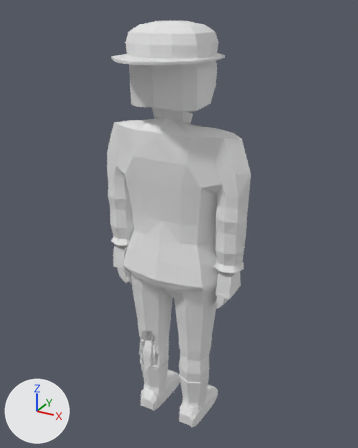
Two versions of the glTF model assets/models/zombie_firefighter_f_b8.glb, one commit apart.
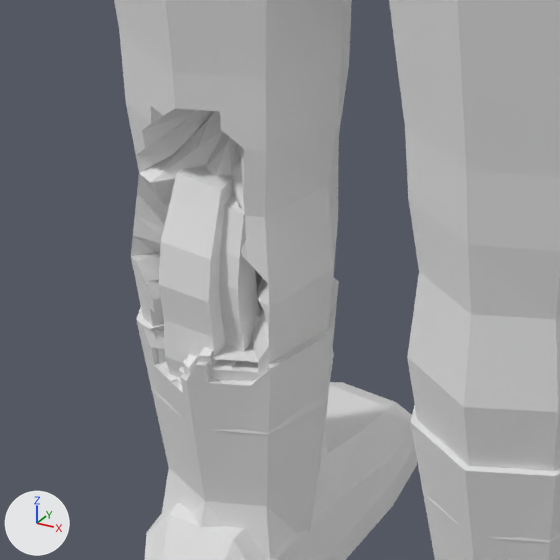
There are two pictures of each version: one whole from a camera (50 mm lens) standing at (1.035, -1.835, 2.007) and looking at (0.02, 0.01, 1.084), one close up on the part from 34% to 56% of the width and 70% to 88% of the height. The axes (+X, +Y, +Z) are drawn at lower left. The lights are the same throughout. The last two pictures show the newer version. Vertices at exactly the same position are counted once.

The first close-up shows 'zombie_firefighter_f_b8'.
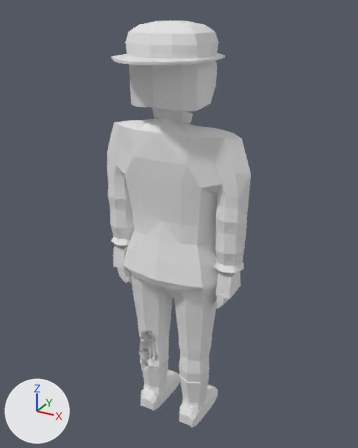
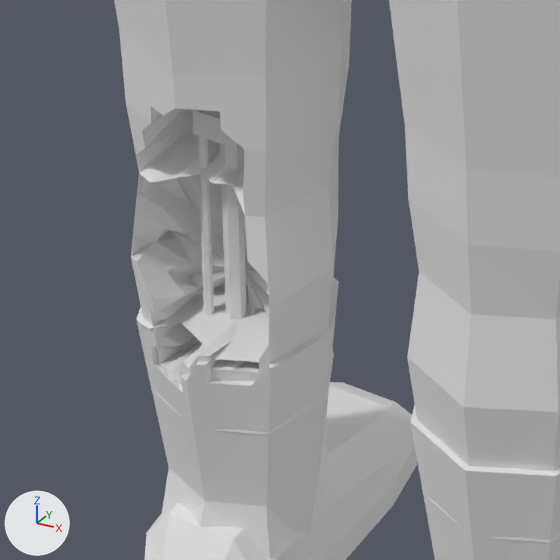
Patch to the scene script:
```diff
--- a/assets/models/zombie_firefighter_f_b8.glb.py
+++ b/assets/models/zombie_firefighter_f_b8.glb.py
@@ me_zombie_firefighter_f_b8 @@
 # used by ob_zombie_firefighter_f_b8; location = (0.0, 0.0, 0.0)
-me_zombie_firefighter_f_b8.from_pydata(...)  # 2056 vertices, 3964 faces; spans x -0.36..0.36, y -0.31..0.2, z 0.0..1.95
+me_zombie_firefighter_f_b8.from_pydata(...)  # 2040 vertices, 3920 faces; spans x -0.36..0.36, y -0.31..0.2, z 0.0..1.95
+# me_zombie_firefighter_f_b8 part 1: a new loose piece, a box spanning x -0.138..-0.1, y -0.036..-0.005, z 0.441..0.463
+# me_zombie_firefighter_f_b8 part 2
+# 67 vertices are removed from x -0.15..-0.08, y -0.07..0.1, z 0.22..0.41
+# 254 faces are deleted
+# 4 vertices in x -0.12..-0.07, y -0.05..-0.03, z 0.26..0.48 move by (0.01, 0.01, 0.01)
+# 4 vertices in x -0.16..-0.14, y -0.03..-0.02, z 0.26..0.29 move by (-0.01, -0.01, 0.0)
+# 4 vertices in x -0.14..-0.11, y -0.04..-0.03, z 0.25..0.48 move by (0.0, 0.01, 0.01)
+# 3 vertices in x -0.13..-0.1, y -0.04..-0.03, z 0.27 move by (0.0, -0.01, -0.01)
+# 3 vertices in x -0.15..-0.14, y -0.04, z 0.25..0.27 move by (-0.01, 0.0, -0.01)
+# 3 vertices in x -0.17..-0.15, y -0.04, z 0.23..0.32 move by (-0.01, 0.0, 0.0)
+# 164 vertices move from x -0.17..-0.08, y -0.07..0.1, z 0.18..0.49 to x -0.18..-0.06, y -0.05..0.07, z 0.1..0.53
+# 35 vertices are added at x -0.16..-0.06, y -0.05..0.01, z 0.1..0.5
+# 186 new faces join them
+# other edits to the shape of me_zombie_firefighter_f_b8 do not show in these pictures
```

What differs and where, as boxes (x1, y1, x2, y2) in the close-ups (560 x 560 px; the box of a moved part takes in the faces that stretch with it):
part 1 of me_zombie_firefighter_f_b8, added: after (192, 110, 240, 149)
part 2 of me_zombie_firefighter_f_b8, moved or reshaped: before (131, 144, 270, 393); after (131, 136, 273, 393)
